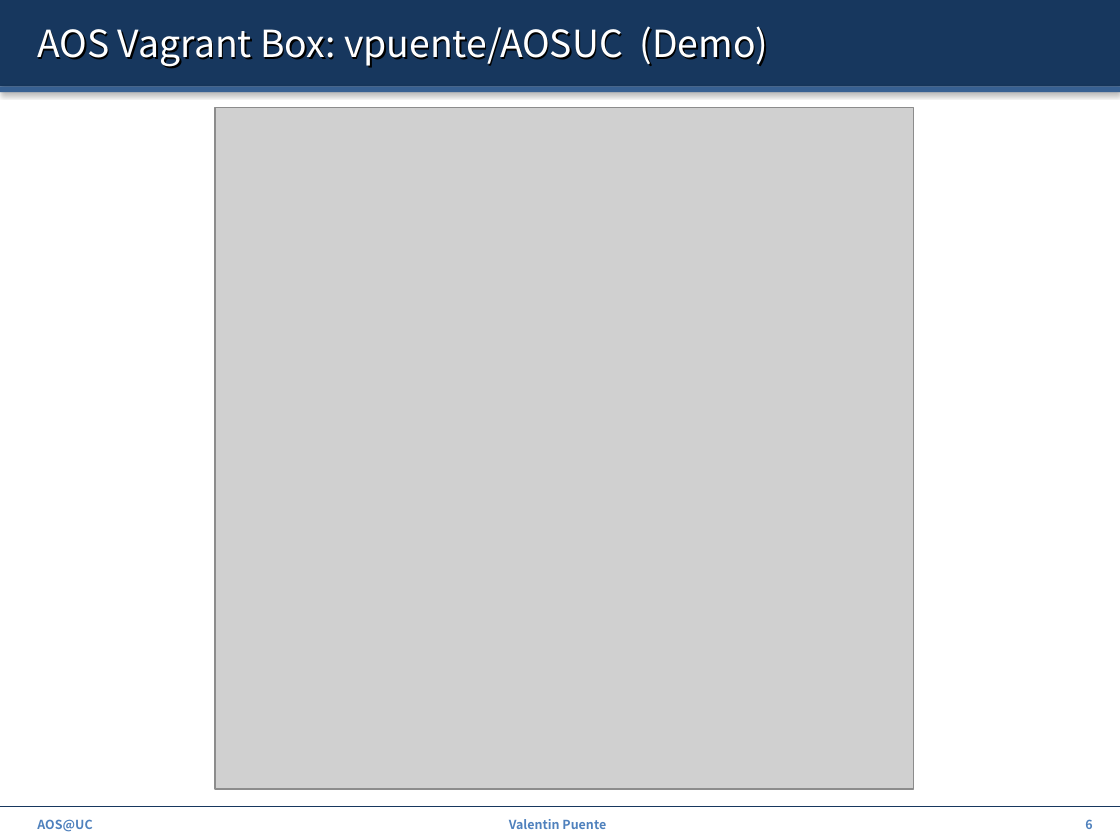
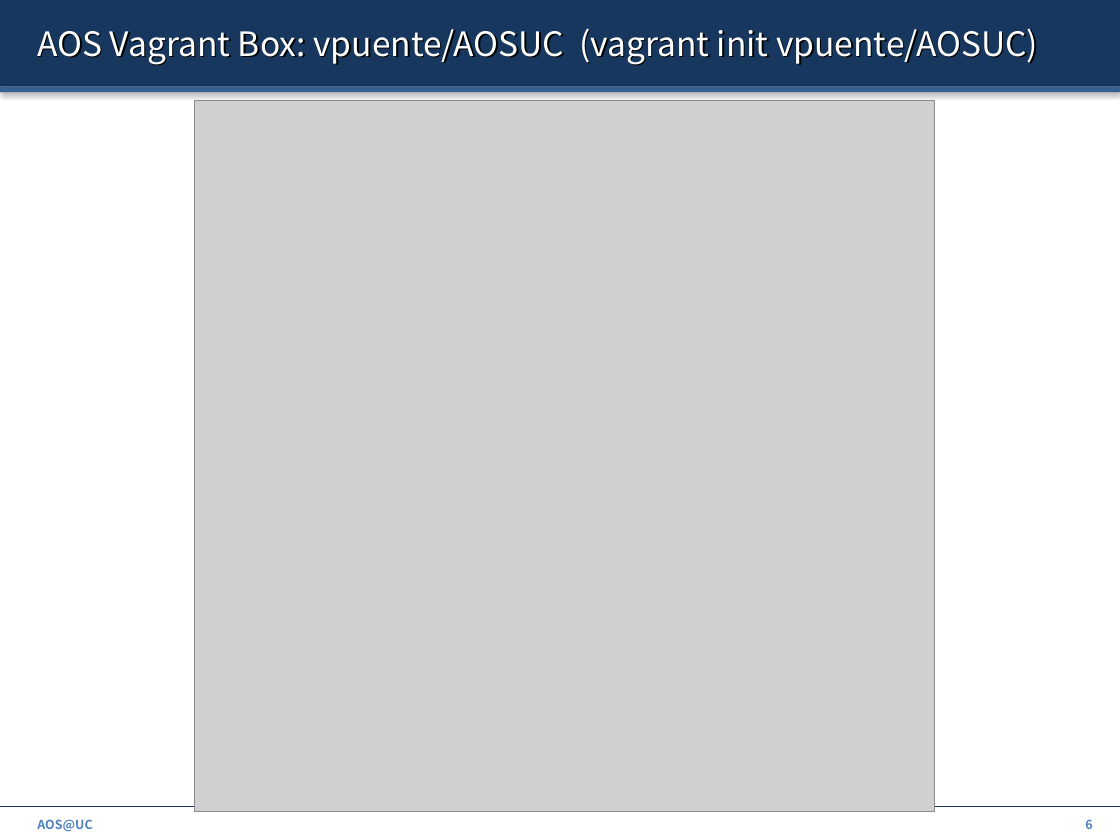
Before and after one commit to ZdravkoDimitrovArnaudov/AOS-XV6-RISCV, a slide deck: slide 6 of Info/00_Intro.pptx. Drawn at 1120x840 pixels with LibreOffice and Linux fonts; fonts in the diff are those of the drawing; grey boxes stand for pictures. Boxes give left, top, right and bottom in pixels: in the first picture for what was removed or moved away, otherwise in the second. Text is boxed around its words. In the diff, an @@ line names an element or a change of style, - is before the commit and + after.

```diff
--- a/Info/00_Intro.pptx
+++ b/Info/00_Intro.pptx
@@ title at <box>37,28,1038,65</box>: text changed; size 24 to 21.6 pt @@
-AOS Vagrant Box: vpuente/AOSUC (Demo)
+AOS Vagrant Box: vpuente/AOSUC (vagrant init vpuente/AOSUC)
@@ picture: place and size @@
-picture at <box>215,108,914,788</box>
+picture at <box>195,101,934,811</box>
@@ text removed at <box>509,819,606,829</box> @@
-Valentin Puente
```
Also in this commit, not shown: 17 other slides changed, 2 slides added.
